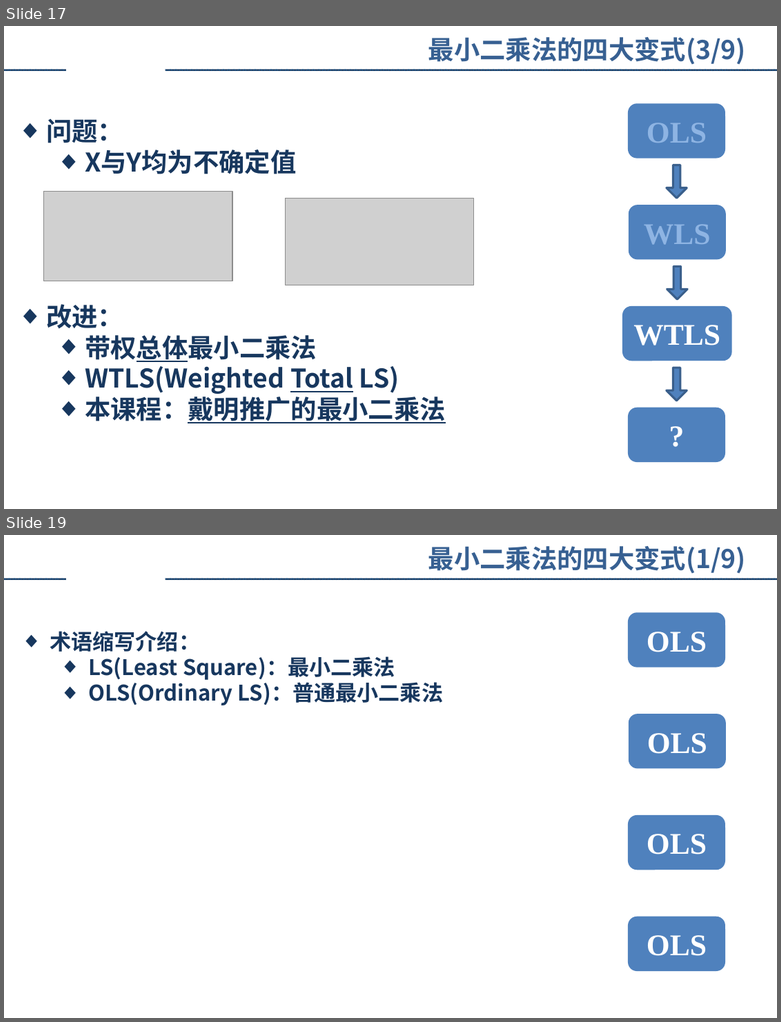
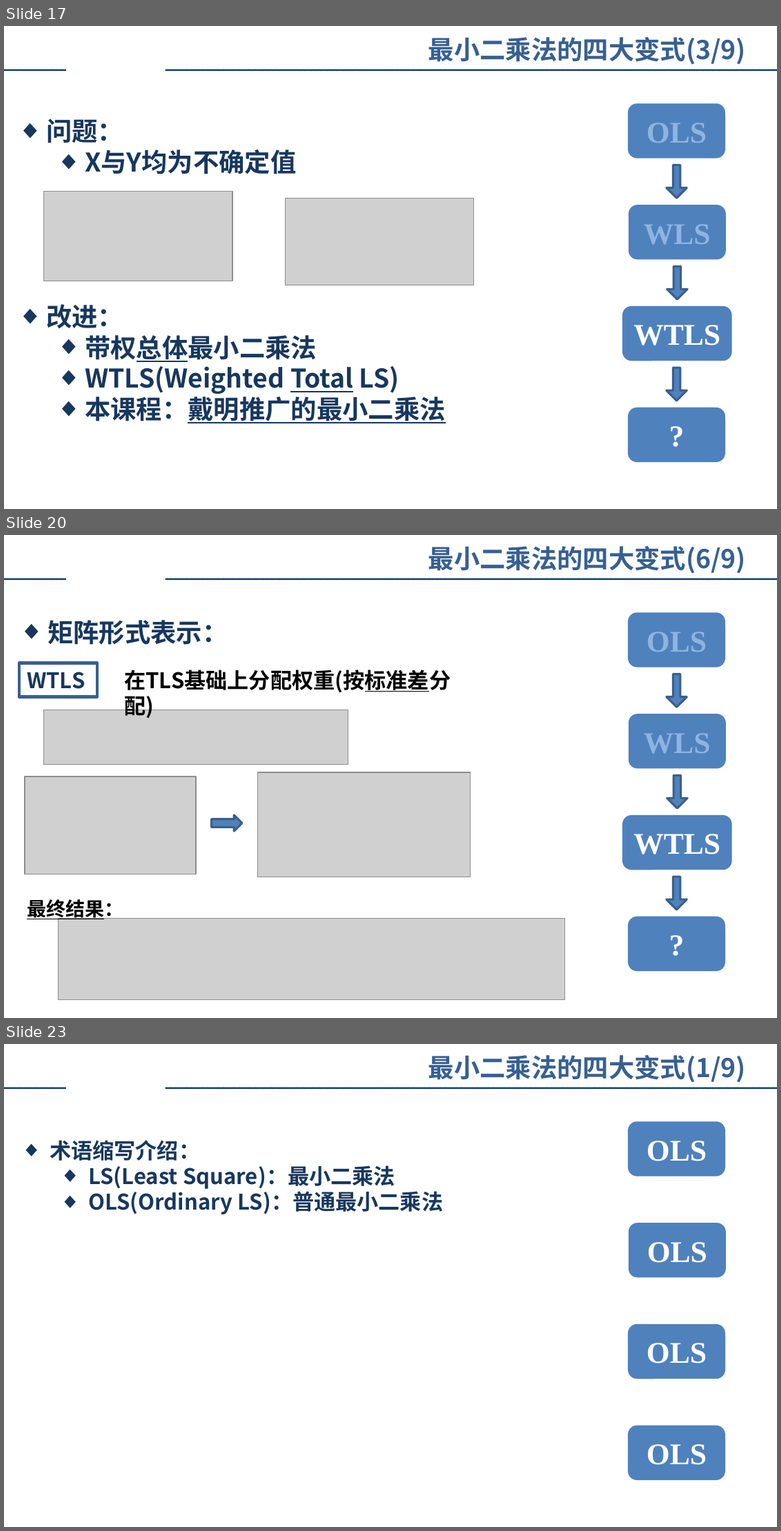
Before and after one commit to augusto-13/ErrorTheory_discussion_ppt, a slide deck: 2023-4-9.pptx. Shown one above the other, each under a label of ours: slides 17 and 19 before the commit, slides 17, 20 and 23 after it; the slides between them are not shown. The pictures are 781x1022 and 781x1531 pixels, drawn with LibreOffice and Linux fonts; fonts in the diff are those of the drawing; grey boxes stand for pictures; background and template pictures are left out. Boxes give left, top, right and bottom in pixels: in the first picture for what was removed or moved away, otherwise in the second. Text is boxed around its words. In the diff, an @@ line names an element or a change of style, - is before the commit and + after.

```diff
--- a/2023-4-9.pptx
+++ b/2023-4-9.pptx
@@ slide 20 added at [4,535,777,1018], background #FFFFFF; not listed: 2 template elements that a slide beside it also shows @@
@@ text added at [428,546,746,574], 24 pt, text #376092, bold @@
+最小二乘法的四大变式(6/9)
@@ rounded rectangle added at [628,612,725,667], fill #4F81BD, 28 pt, text #8EB4E3, bold @@
+OLS
@@ text added at [47,620,228,645], 24 pt, text #17375E, bold @@
+◆ 矩阵形式表示：
@@ rectangle added at [19,663,98,697], outline #376092 3 pt, 20 pt, text #17375E, bold @@
+WTLS
@@ text added at [124,670,450,718], 20 pt, text #000000, bold @@
+在TLS基础上分配权重(按标准差分配)
@@ right arrow added at [666,674,687,707], fill #4F81BD, outline #3A5F8C 2 pt @@
@@ picture added at [43,710,348,765] @@
@@ rounded rectangle added at [628,714,726,768], fill #4F81BD, 28 pt, text #8EB4E3, bold @@
+WLS
@@ picture added at [25,776,196,874] @@
@@ picture added at [257,772,470,877] @@
@@ right arrow added at [668,775,688,808], fill #4F81BD, outline #3A5F8C 2 pt @@
@@ right arrow added at [211,814,242,831], fill #4F81BD, outline #3A5F8C 2 pt @@
@@ rounded rectangle added at [622,814,732,870], fill #4F81BD, 28 pt, text #FFFFFF, bold @@
+WTLS
@@ right arrow added at [666,876,687,910], fill #4F81BD, outline #3A5F8C 2 pt @@
@@ text added at [27,899,123,921], 18 pt, text #000000, bold, underline @@
+最终结果：
@@ picture added at [58,919,564,999] @@
@@ rounded rectangle added at [628,917,725,972], fill #4F81BD, 28 pt, text #FFFFFF, bold @@
+?
@@ what was slide 19 is now slide 23 @@
```
Also in this commit, not shown: 1 slide changed, 3 other slides added.
